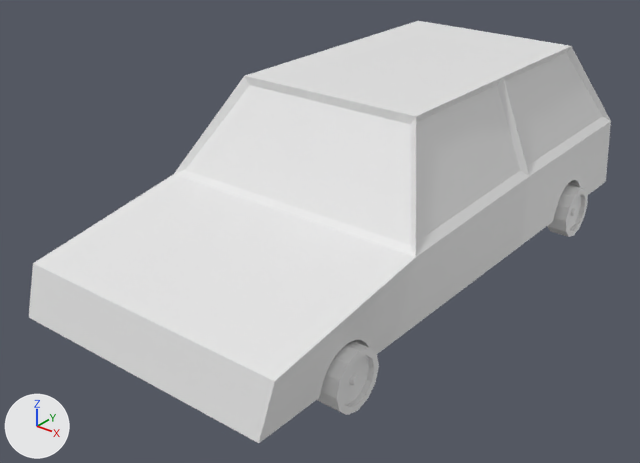
The FBX model Assets/Entities/Car/Car FBX.fbx, before and after one commit.
The view is the same before and after, from a camera (50 mm lens) standing at (3.31, -4.77, 2.96) and looking at (-0.08, -0.54, 0.33). Arrows for +X, +Y and +Z are at lower left; the lights stay in place.

In view in the first picture: 'BackLeftTire', 'Car', 'FrontLeftTire'.
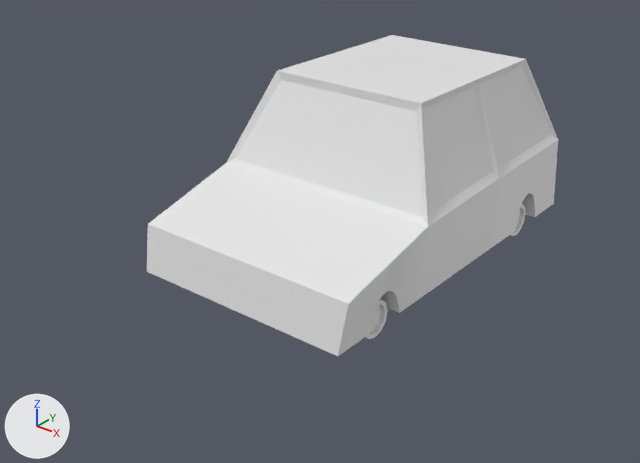
Location of each change, [x1, y1, x2, y2] in pixels of the pictures (640 x 463 px):
'Car', moved, turned, rescaled
    before: [29, 21, 611, 443]
    after: [147, 35, 558, 356]
'FrontLeftTire', moved, rescaled
    before: [317, 341, 379, 415]
    after: [365, 299, 388, 339]
'BackLeftTire', moved, rescaled
    before: [547, 184, 588, 237]
    after: [510, 204, 526, 236]

The change in detail:
Object 'BackLeftTire' (ob_backlefttire) moves from (0.919, 1.121, 0.196) to (0.653, 0.729, 0.196).
Object 'BackLeftTire' (ob_backlefttire) is rescaled from (1.0, 1.0, 1.0) to (0.85, 0.649, 0.658).
Object 'Car' (ob_car) moves from (0.043, -0.081, -0.019) to (0.037, -0.053, -0.019).
Object 'Car' (ob_car) turns from (91, 0, 0) to (91, 0, 0) degrees about x, y and z.
Object 'Car' (ob_car) is rescaled from (1.0, 1.0, 1.0) to (0.85, 1.0, 0.65).
Object 'FrontLeftTire' (ob_frontlefttire) moves from (1.005, -1.619, 0.196) to (0.721, -1.052, 0.196).
Object 'FrontLeftTire' (ob_frontlefttire) is rescaled from (1.0, 1.0, 1.0) to (0.85, 0.649, 0.658).
